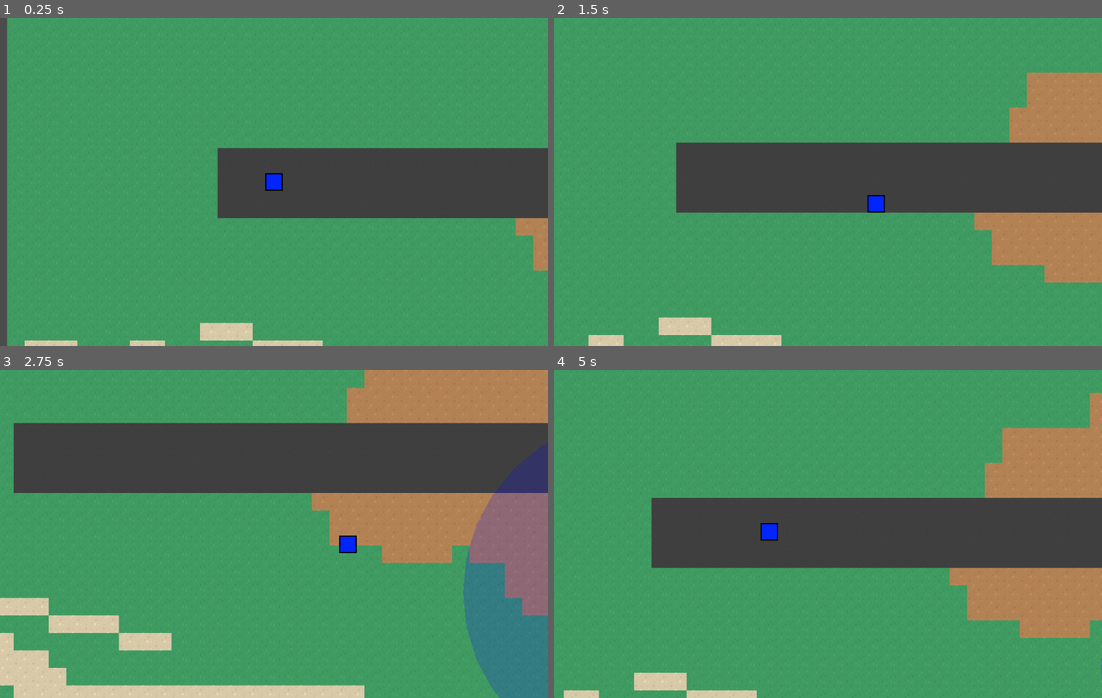
Above: before the commit, frames 1-4 (two rows, left to right).
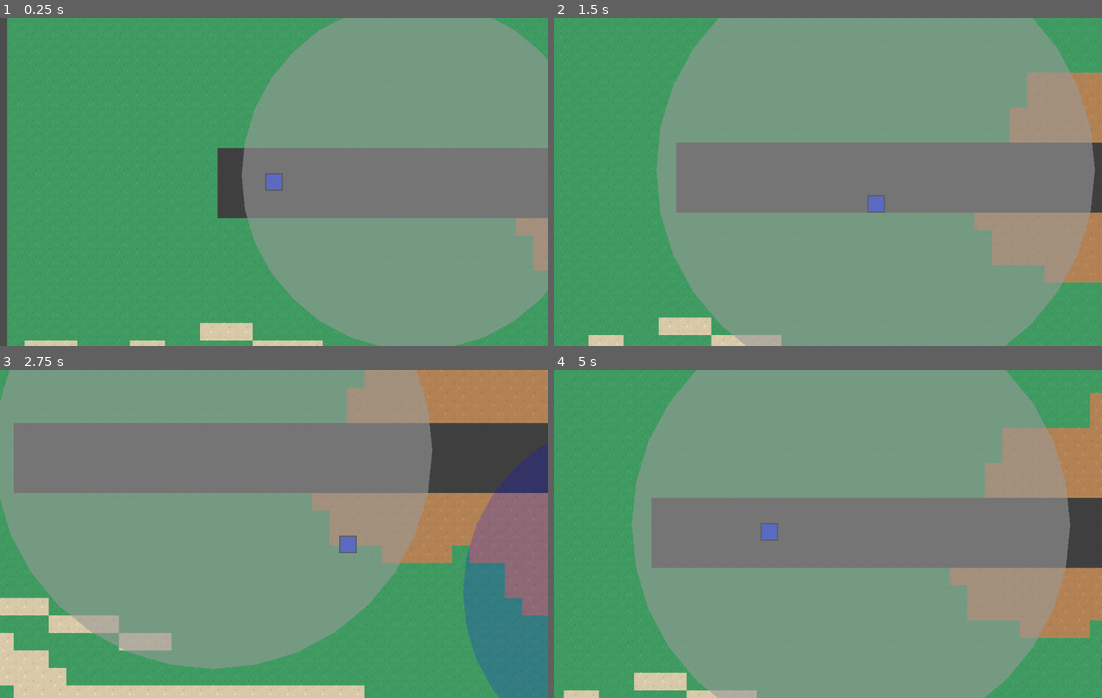
Above: after the commit, the same moments.

Repository: Graphight/Game-TopDown
Game: Godot game, scene res://Scenes/Levels/World.tscn
Two runs of this game, one before a commit and one after it. Both use one fixed random seed, a clock stepped at 60 frames per second and the inputs below.
Inputs (mouse positions are in pixels of both pictures, inside the frame that each line leads up to):
- Up to frame 1 (0.25 s): no input
- Up to frame 2 (1.5 s): move the mouse to (948, 165) at 0.52 s; hold Right (move_right) 0.53-1.28 s; hold Shift (sprint) 0.53-1.28 s; click (948, 165) at 0.67 s; move the mouse to (718, 198) at 1.27 s; hold Down (move_down) from 1.28 s (still down); tap Shift (sprint) at 1.35 s; click (718, 198) at 1.42 s
- Up to frame 3 (2.75 s): move the mouse to (328, 461) at 2.02 s; release Down (move_down) at 2.03 s; hold Right (move_right) from 2.03 s (still down); hold Shift (sprint) from 2.03 s (still down); click (328, 461) at 2.17 s
- Up to frame 4 (5 s): move the mouse to (800, 599) at 2.77 s; release Right (move_right) at 2.78 s; release Shift (sprint) at 2.78 s; hold Up (move_up) 2.78-3.53 s; tap Shift (sprint) at 2.85, 4.35 s; click (800, 599) at 2.92 s; move the mouse to (992, 583) at 3.52 s; hold Shift (sprint) 3.53-4.28 s; hold Left (move_left) from 3.53 s (still down); click (992, 583) at 3.67 s; move the mouse to (663, 484) at 4.27 s; click (663, 484) at 4.42 s

The runs differ from the first frame. In frame 1, 48% of the frame differs, in the area x 44-100%, y 0-100%; in frame 2, 71%; in frame 3, 60%; in frame 4, 71%, in the area x 14-95%, y 0-100%.
Error after the commit: Invalid type in function 'add_child' in base 'KinematicBody2D (Player.gd)'. The Object-derived class of argument 1 (PackedScene) is not a subclass of the expec…

Commit message:
Started trying to add sound objects

Diff:
--- a/Scenes/Levels/World.tscn
+++ b/Scenes/Levels/World.tscn
@@ -1,8 +1,9 @@
-[gd_scene load_steps=4 format=2]
+[gd_scene load_steps=5 format=2]
 
 [ext_resource path="res://Scenes/Entities/Player.tscn" type="PackedScene" id=1]
 [ext_resource path="res://Resources/Terrain/basicTileset.tres" type="TileSet" id=2]
 [ext_resource path="res://Scenes/Entities/Enemy.tscn" type="PackedScene" id=3]
+[ext_resource path="res://Scenes/Misc/SoundSource.tscn" type="PackedScene" id=4]
 
 [node name="World" type="Node"]
 
@@ -25,3 +26,6 @@
 smoothing_speed = 2.0
 editor_draw_limits = true
 editor_draw_drag_margin = true
+
+[node name="SoundSource" parent="." instance=ExtResource( 4 )]
+position = Vector2( 374, 281 )
--- /dev/null
+++ b/Scenes/Misc/SoundSource.tscn
@@ -0,0 +1,11 @@
+[gd_scene load_steps=3 format=2]
+
+[ext_resource path="res://Scripts/SoundSource.gd" type="Script" id=1]
+
+[sub_resource type="CircleShape2D" id=1]
+
+[node name="SoundSource" type="Area2D"]
+script = ExtResource( 1 )
+
+[node name="Hitbox" type="CollisionShape2D" parent="."]
+shape = SubResource( 1 )
--- a/Scripts/Player.gd
+++ b/Scripts/Player.gd
@@ -3,6 +3,8 @@
 
 export var MOVE_SPEED = 100
 export var SPRINT_MULTIPLIER = 1.75
+
+var sound_source = preload("res://Scenes/Misc/SoundSource.tscn")
 
 
 func _physics_process(delta):
@@ -24,3 +26,10 @@
 		speed = MOVE_SPEED
 
 	var collision_entity = move_and_collide(move_vec * speed * delta, false, true, false)
+
+
+func _input(event):
+	if event is InputEventMouseButton:
+		var sound_instance = preload("res://Scenes/Misc/SoundSource.tscn").instance()
+		sound_instance.position = event.position
+		add_child(sound_source)
--- /dev/null
+++ b/Scripts/SoundSource.gd
@@ -0,0 +1,16 @@
+extends Area2D
+
+
+export (int) var cur_radius = 10
+export (int) var max_radius = 200
+export (int) var growth_rate = 10
+
+
+func _physics_process(delta):
+	cur_radius = min(max_radius, cur_radius + growth_rate)
+	update()
+
+
+func _draw():
+	var colour = Color(0.6, 0.6, 0.6, 0.6)
+	draw_circle(Vector2(), cur_radius, colour)
